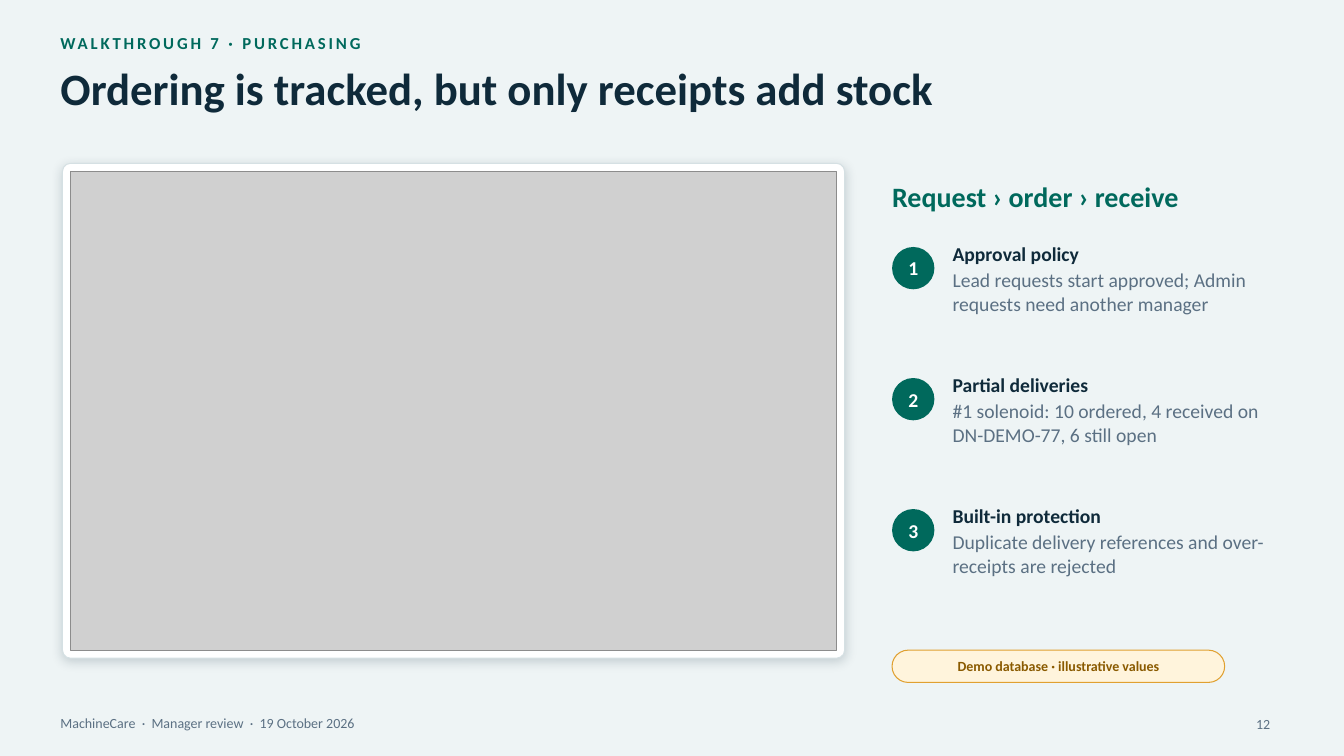
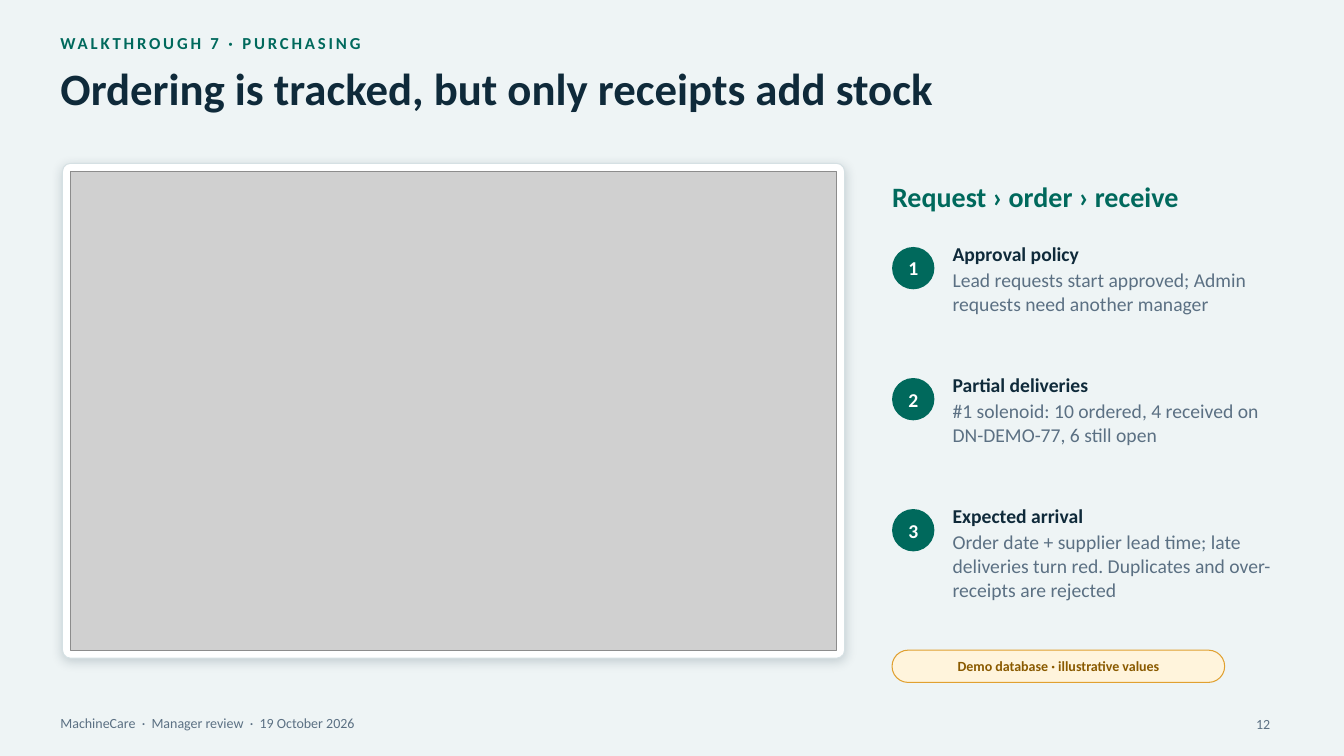
Before and after one commit to Marina-Safwat/MachineCare, a slide deck: slide 12 of docs/manager-presentation-2026-10-19/final/MachineCare_Manager_Review_Final.pptx. Drawn at 1344x756 pixels with LibreOffice and Linux fonts; fonts in the diff are those of the drawing; grey boxes stand for pictures. Boxes give left, top, right and bottom in pixels: in the first picture for what was removed or moved away, otherwise in the second. Text is boxed around its words. In the diff, an @@ line names an element or a change of style, - is before the commit and + after.

```diff
--- a/docs/manager-presentation-2026-10-19/final/MachineCare_Manager_Review_Final.pptx
+++ b/docs/manager-presentation-2026-10-19/final/MachineCare_Manager_Review_Final.pptx
@@ text at bbox=[953, 509, 1270, 601]: text changed @@
-Built-in protection
-Duplicate delivery references and over-receipts are rejected
+Expected arrival
+Order date + supplier lead time; late deliveries turn red. Duplicates and over-receipts are rejected
```
Also in this commit, not shown: 1 other slide changed, 2 slides added, 12 other files.
